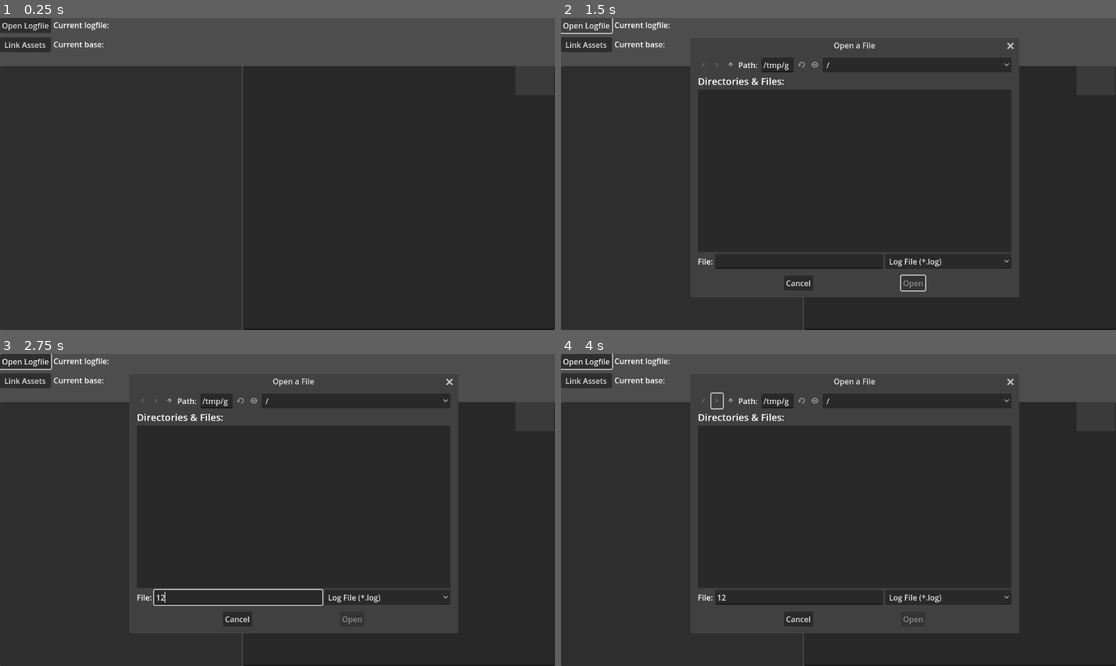
Above: before the commit, frames 1-4 (two rows, left to right).
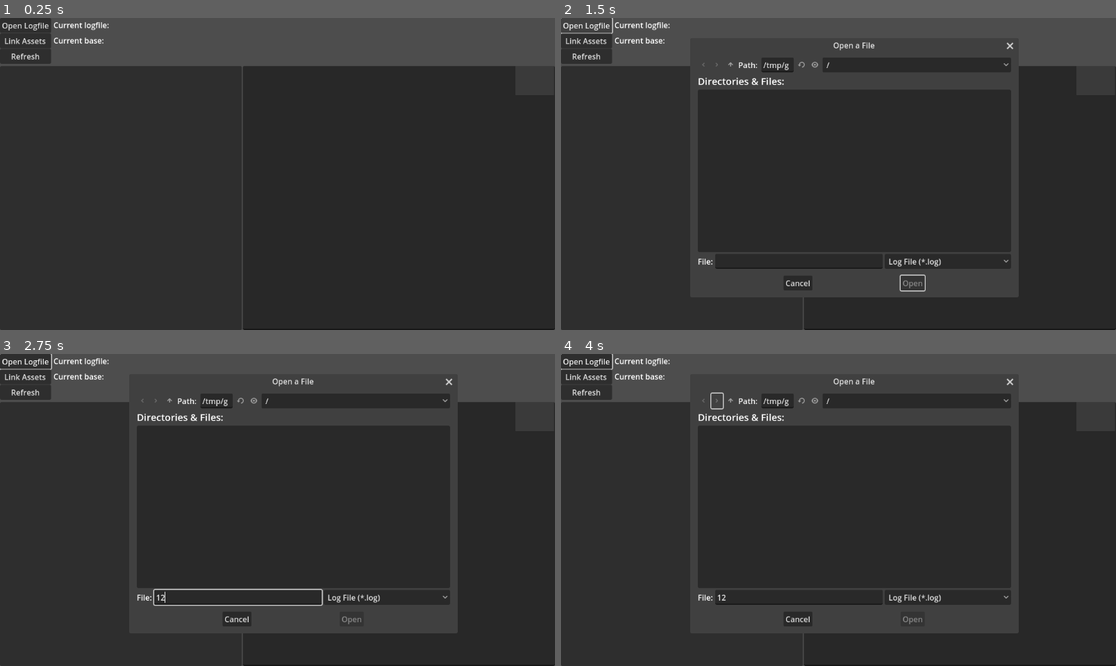
Above: after the commit, the same moments.

Repository: Crystalwarrior/AO2-LogReader
Game: Godot game, scene res://main_window.tscn
The game is run twice, just before and just after one commit, with the same random seed, the same clock (stepped at 60 frames per second) and the same inputs.
Inputs (mouse positions are in pixels of both pictures, inside the frame that each line leads up to):
- Up to frame 1 (0.25 s): no input
- Up to frame 2 (1.5 s): click (588, 55) at 0.5 s, where only the run after the commit has a clickable "Refresh"; click "Open Logfile" at 1.25 s
- Up to frame 3 (2.75 s): click (238, 597) at 2.02 s; type "12" at 2.1 s
- Up to frame 4 (4 s): click (716, 400) at 2.75 s; click (716, 400) at 3.5 s

The runs differ from the first frame. In frame 1, 0.7% of the frame differs, in the area x 0-19%, y 4-15%; in frame 2, 1.0%, in the area x 0-82%, y 4-88%; in frame 3, 1.0%; in frame 4, 1.0%.

Commit message:
Parse "shouts" and "has played a song" actions with italics Parse the line in parse_line including timestamp/OOC Add "refresh" button

Diff:
--- a/main_window.gd
+++ b/main_window.gd
@@ -15,19 +15,37 @@
 
 func _process(delta):
 	if current_file_path and last_date_modified != FileAccess.get_modified_time(current_file_path):
-		reload_logfile()
-		logview.text = current_file.get_as_text()
-		scroll_to_last_line()
-		parse_logfile()
+		if reload_logfile():
+			logview.text = current_file.get_as_text()
+			scroll_to_last_line()
+			parse_logfile()
 
 
 func parse_line(line):
-	var speaker = line.substr(0, line.find(":")).strip_edges()
-	var showname = speaker.substr(0, line.find("(")).strip_edges()
+	if not line.begins_with("["):
+		parsed_view.add_text(line + "\n")
+		return
+	var is_ooc = false
+	if line.begins_with("[OOC]"):
+		is_ooc = true
+		line = line.substr("[OOC]".length())
+	var timestamp = line.substr(0, line.find("]"))
+	var message = line.substr(timestamp.length()+1).strip_edges()
+	var speaker = message.substr(0, message.find(":")).strip_edges()
+	var italics = false
+	if speaker.ends_with(" shouts"):
+		italics = true
+		speaker = speaker.substr(0, speaker.length() - " shouts".length())
+	if speaker.ends_with(" has played a song"):
+		italics = true
+		speaker = speaker.substr(0, speaker.length() - " has played a song".length())
+	var showname = speaker.substr(0, message.find("(")).strip_edges()
 	if showname != speaker:
 		speaker = speaker.substr(showname.length()+1).strip_edges().trim_prefix("(").trim_suffix(")")
 	# TODO: parse speaker even in "shouts", "plays music" etc. IC logs
 	var speaker_icon = asset_folder_path + "/characters/" + speaker + "/char_icon.png"
+#	if speaker == "$":
+#		speaker_icon = asset_folder_path + "/evidence/empty.png"
 	if FileAccess.file_exists(speaker_icon):
 		# TODO: cache this, ideally by using Godot's resource system properly
 		var image = Image.load_from_file(speaker_icon)
@@ -36,21 +54,18 @@
 		parsed_view.add_image(texture, 24, 24)
 	else:
 		push_warning("Couldn't find char_icon for %s" % [speaker_icon])
-	parsed_view.add_text(line + "\n")
+	if italics:
+		parsed_view.push_italics()
+	parsed_view.add_text(message + "\n")
+	if italics:
+		parsed_view.pop()
 
 
 func parse_logfile():
 	parsed_view.clear()
 	var lines = logview.text.split("\n")
 	for line in lines:
-		if not line.begins_with("["):
-			continue
-		# TODO: parse movement etc.
-		if line.begins_with("[OOC]"):
-			continue
-		var timestamp = line.substr(0, line.find("]"))
-		var message = line.substr(timestamp.length()+1).strip_edges()
-		parse_line(message)
+		parse_line(line)
 
 
 func open_logfile(path):
@@ -80,6 +95,7 @@
 	if open_logfile(path):
 		logview.text = current_file.get_as_text()
 		scroll_to_last_line()
+		parse_logfile()
 
 
 func _on_folder_dialog_dir_selected(dir):
@@ -89,3 +105,10 @@
 
 func _on_link_assets_button_pressed():
 	folder_dialog.show()
+
+
+func _on_refresh_button_pressed():
+	if reload_logfile():
+		logview.text = current_file.get_as_text()
+		scroll_to_last_line()
+		parse_logfile()
--- a/main_window.tscn
+++ b/main_window.tscn
@@ -36,17 +36,24 @@
 
 [node name="LinkAssetsButton" type="Button" parent="."]
 layout_mode = 0
-offset_top = 40.0
+offset_top = 32.0
 offset_right = 106.0
-offset_bottom = 71.0
+offset_bottom = 63.0
 text = "Link Assets"
+
+[node name="RefreshButton" type="Button" parent="."]
+layout_mode = 0
+offset_top = 64.0
+offset_right = 106.0
+offset_bottom = 95.0
+text = "Refresh"
 
 [node name="AssetsLabel" type="Label" parent="."]
 layout_mode = 0
 offset_left = 111.0
-offset_top = 43.0
+offset_top = 35.0
 offset_right = 227.0
-offset_bottom = 69.0
+offset_bottom = 61.0
 text = "Current base: "
 
 [node name="FileDialog" type="FileDialog" parent="."]
@@ -95,11 +102,14 @@
 
 [node name="ParsedView" type="RichTextLabel" parent="PanelContainer"]
 layout_mode = 2
+focus_mode = 2
 bbcode_enabled = true
 scroll_following = true
+selection_enabled = true
 metadata/_edit_use_anchors_ = true
 
 [connection signal="pressed" from="OpenLogfileButton" to="." method="_on_logfile_button_pressed"]
 [connection signal="pressed" from="LinkAssetsButton" to="." method="_on_link_assets_button_pressed"]
+[connection signal="pressed" from="RefreshButton" to="." method="_on_refresh_button_pressed"]
 [connection signal="file_selected" from="FileDialog" to="." method="_on_file_dialog_file_selected"]
 [connection signal="dir_selected" from="FolderDialog" to="." method="_on_folder_dialog_dir_selected"]
